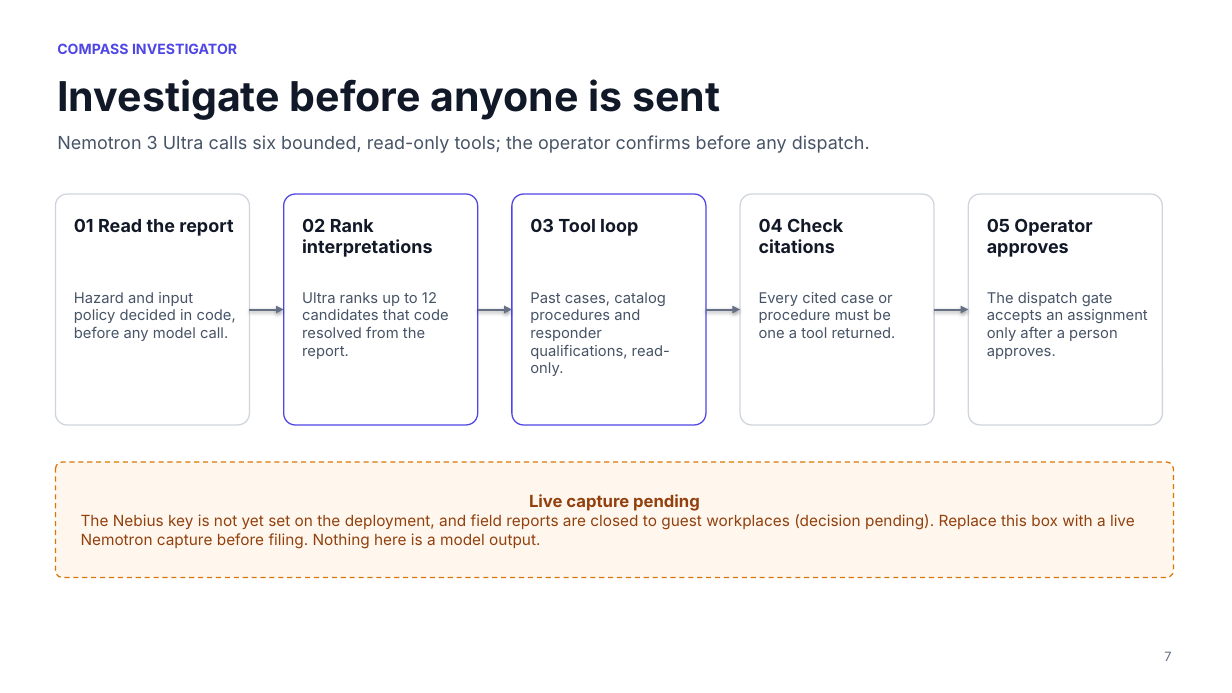
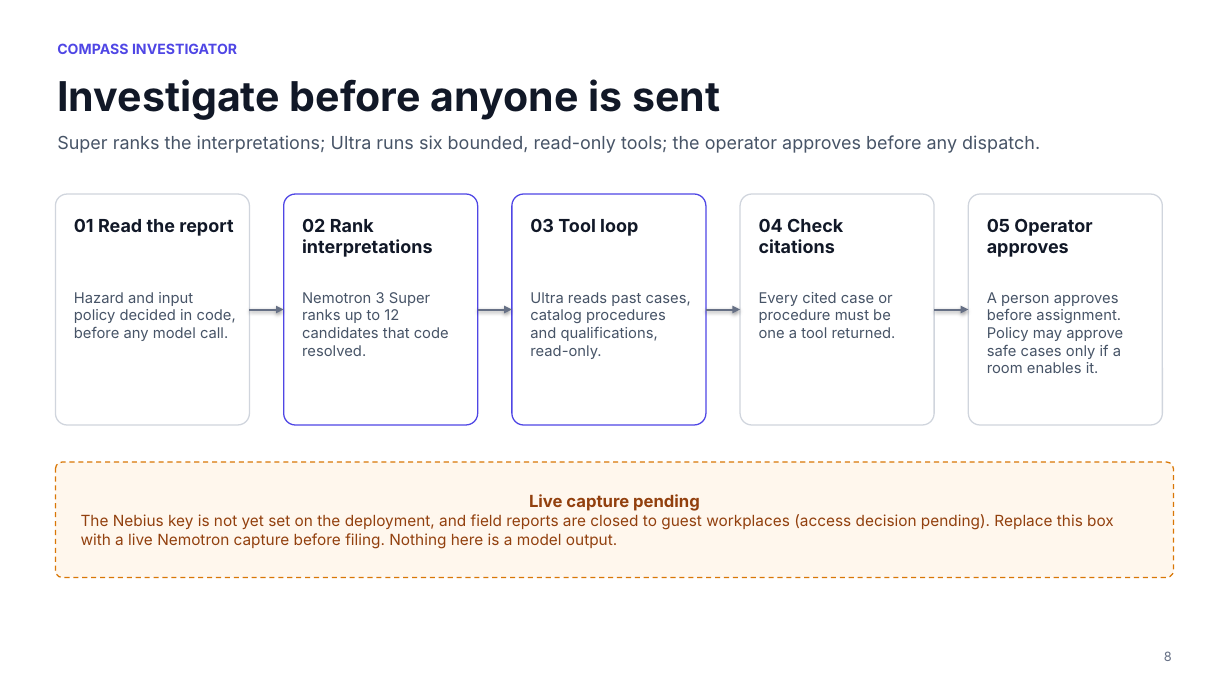
Before and after one commit to e8aura-makodev58/nebius-compass, a slide deck: slide 8 of docs/nebius/deck/ResponseCompass-nebius-deck.pptx (slide 7 before the commit). Drawn at 1232x693 pixels with LibreOffice and Linux fonts; fonts in the diff are those of the drawing; background and template pictures are left out. Boxes give left, top, right and bottom in pixels: in the first picture for what was removed or moved away, otherwise in the second. Text is boxed around its words. In the diff, an @@ line names an element or a change of style, - is before the commit and + after.

```diff
--- a/docs/nebius/deck/ResponseCompass-nebius-deck.pptx
+++ b/docs/nebius/deck/ResponseCompass-nebius-deck.pptx
@@ text at bbox=[57, 135, 1040, 153]: text changed @@
-Nemotron 3 Ultra calls six bounded, read-only tools; the operator confirms before any dispatch.
+Super ranks the interpretations; Ultra runs six bounded, read-only tools; the operator approves before any dispatch.
@@ text at bbox=[302, 292, 449, 356]: text changed @@
-Ultra ranks up to 12 candidates that code resolved from the report.
+Nemotron 3 Super ranks up to 12 candidates that code resolved.
@@ text at bbox=[530, 292, 691, 359]: text changed @@
-Past cases, catalog procedures and responder qualifications, read-only.
+Ultra reads past cases, catalog procedures and qualifications, read-only.
@@ text at bbox=[987, 292, 1123, 373]: text changed @@
-The dispatch gate accepts an assignment only after a person approves.
+A person approves before assignment. Policy may approve safe cases only if a room enables it.
@@ text in rounded rectangle at bbox=[81, 514, 1114, 549]: text changed @@
-The Nebius key is not yet set on the deployment, and field reports are closed to guest workplaces (decision pending). Replace this box with a live Nemotron capture before filing. Nothing here is a model output.
+The Nebius key is not yet set on the deployment, and field reports are closed to guest workplaces (access decision pending). Replace this box with a live Nemotron capture before filing. Nothing here is a model output.
@@ text at bbox=[1164, 651, 1172, 661]: text changed @@
-7
+8
```
Also in this commit, not shown: 17 other slides changed, 1 slide added, 2 other files.
